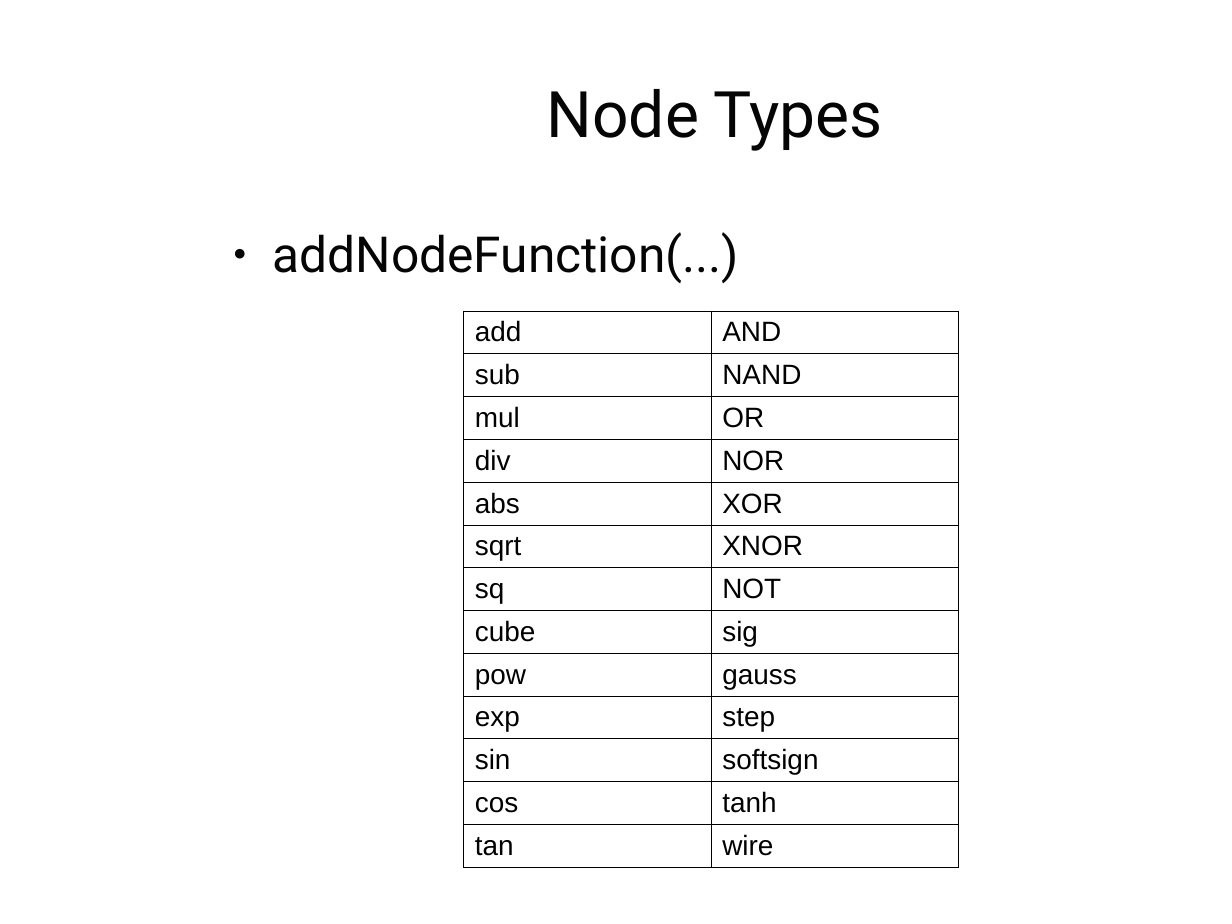
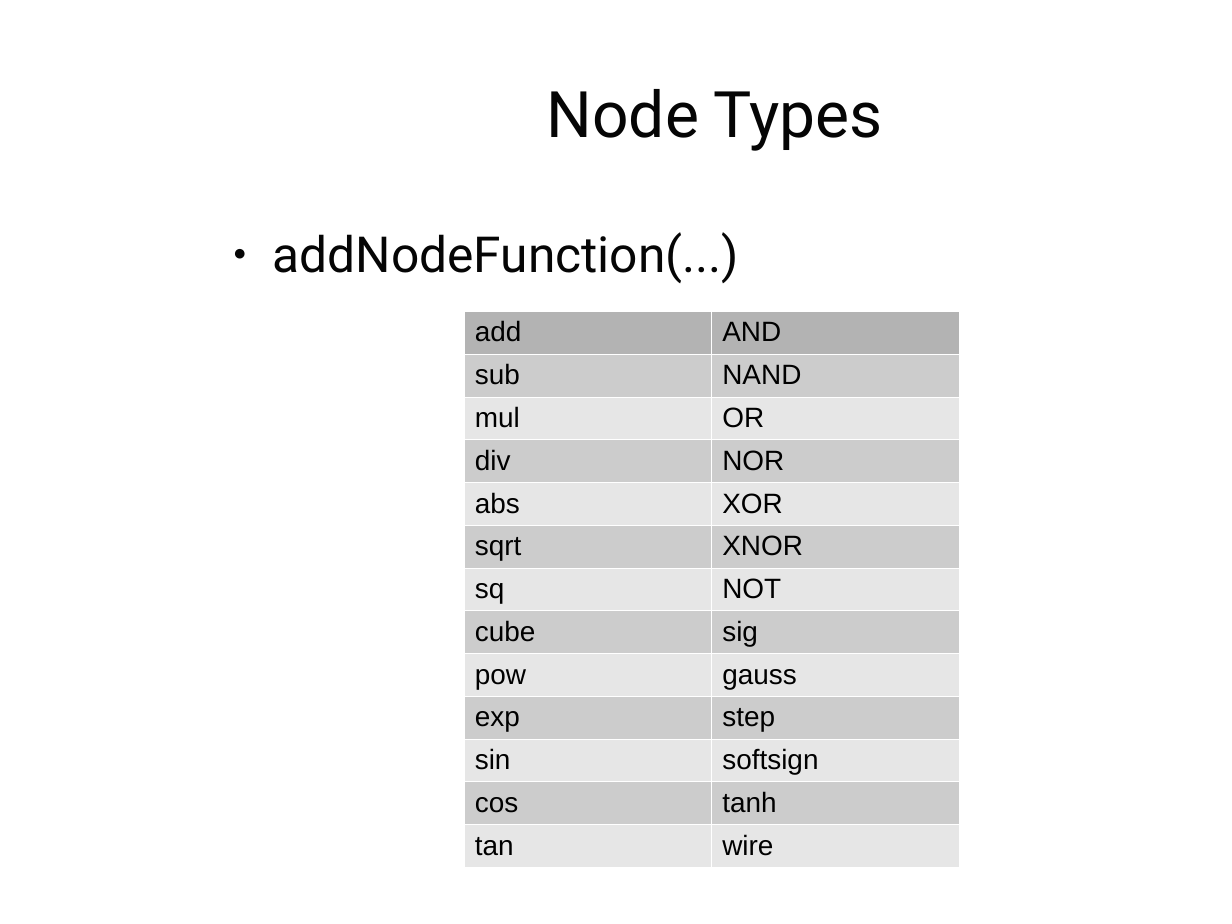
Before and after one commit to AndrewJamesTurner/CGP-Library, a slide deck: slide 10 of presentation/introduction.odp. Drawn at 1232x924 pixels with LibreOffice and Linux fonts; fonts in the diff are those of the drawing; background and template pictures are left out. Boxes give left, top, right and bottom in pixels: in the first picture for what was removed or moved away, otherwise in the second. Text is boxed around its words. In the diff, an @@ line names an element or a change of style, - is before the commit and + after.

```diff
--- a/presentation/introduction.odp
+++ b/presentation/introduction.odp
@@ table at box(464, 311, 958, 868) @@
@@ fill none to #B3B3B3 in row 1 @@
@@ fill none to #CCCCCC in 12 cells @@
@@ fill none to #E6E6E6 in 12 cells @@
@@ borders changed @@
```
Also in this commit, not shown: 2 other slides changed.
